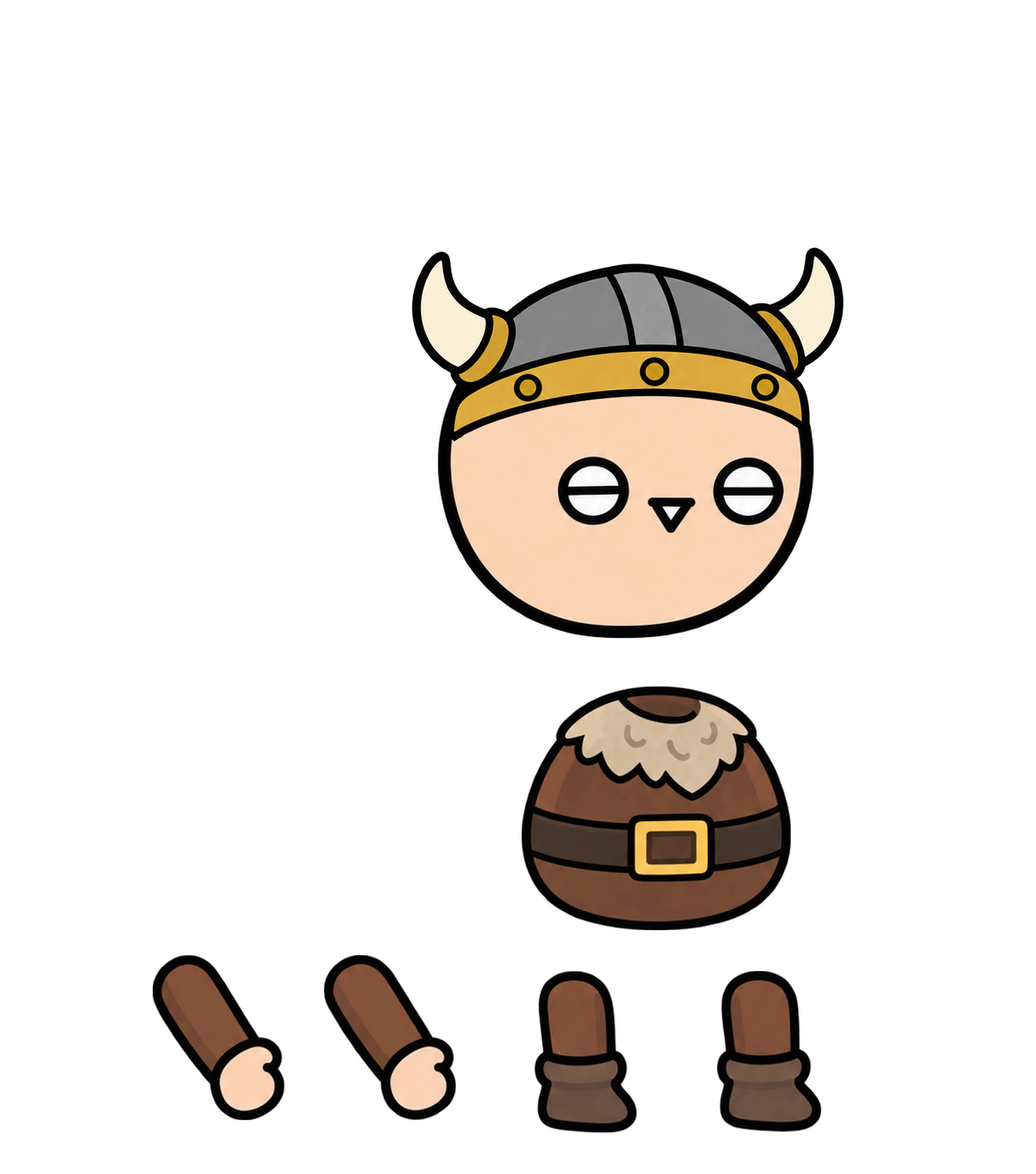
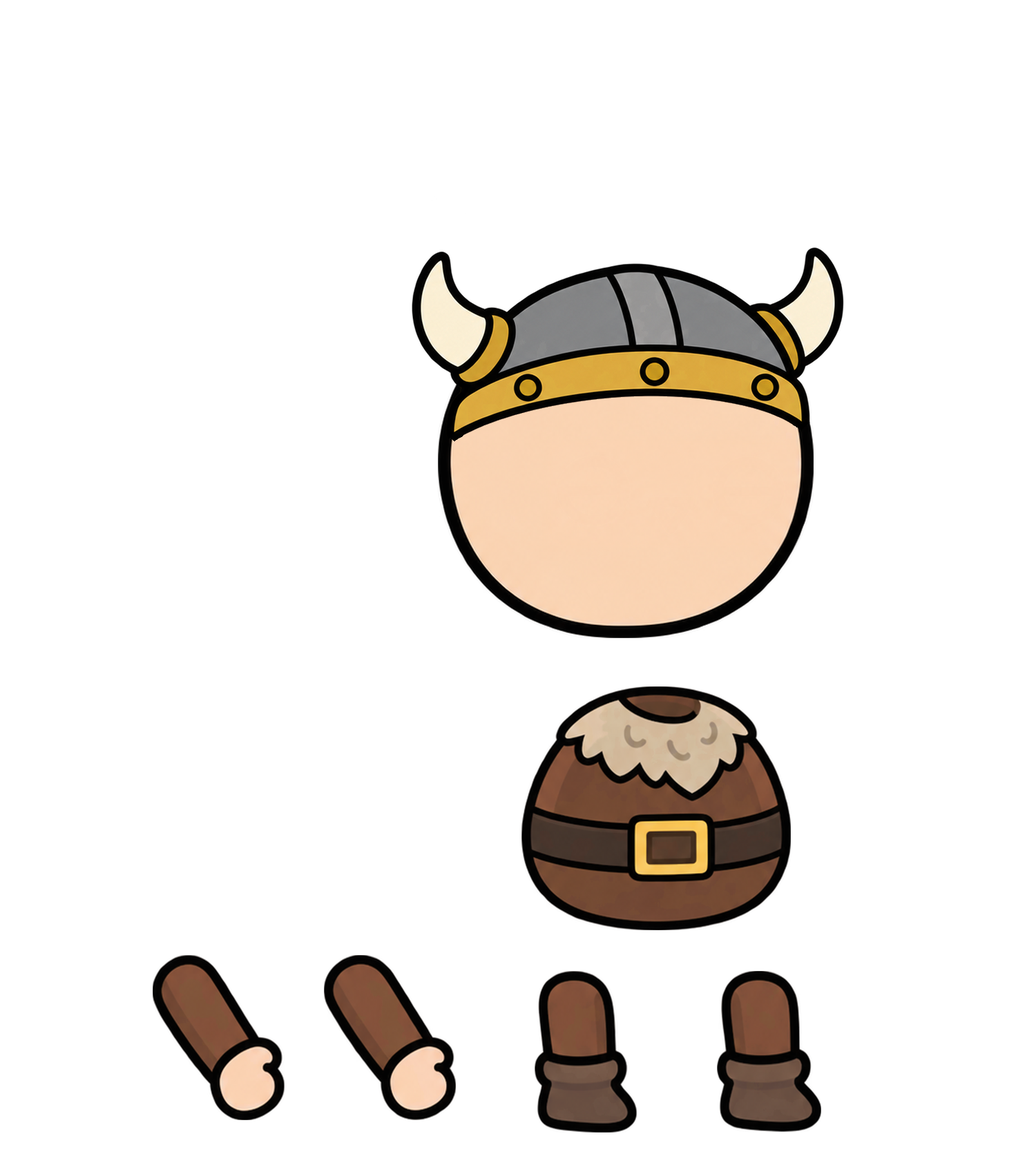
Layered file, before and after one edit (1036×1174). Changes by layer:
painted on "머리" over [left=549, top=442, right=801, bottom=553]
